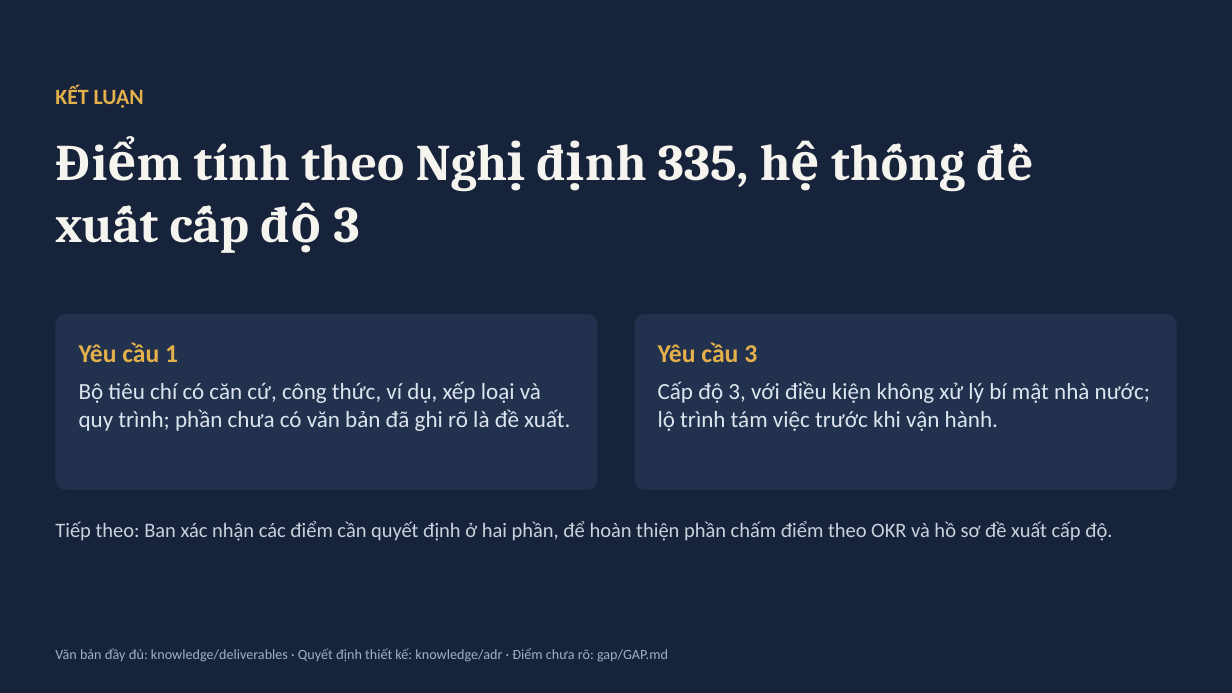
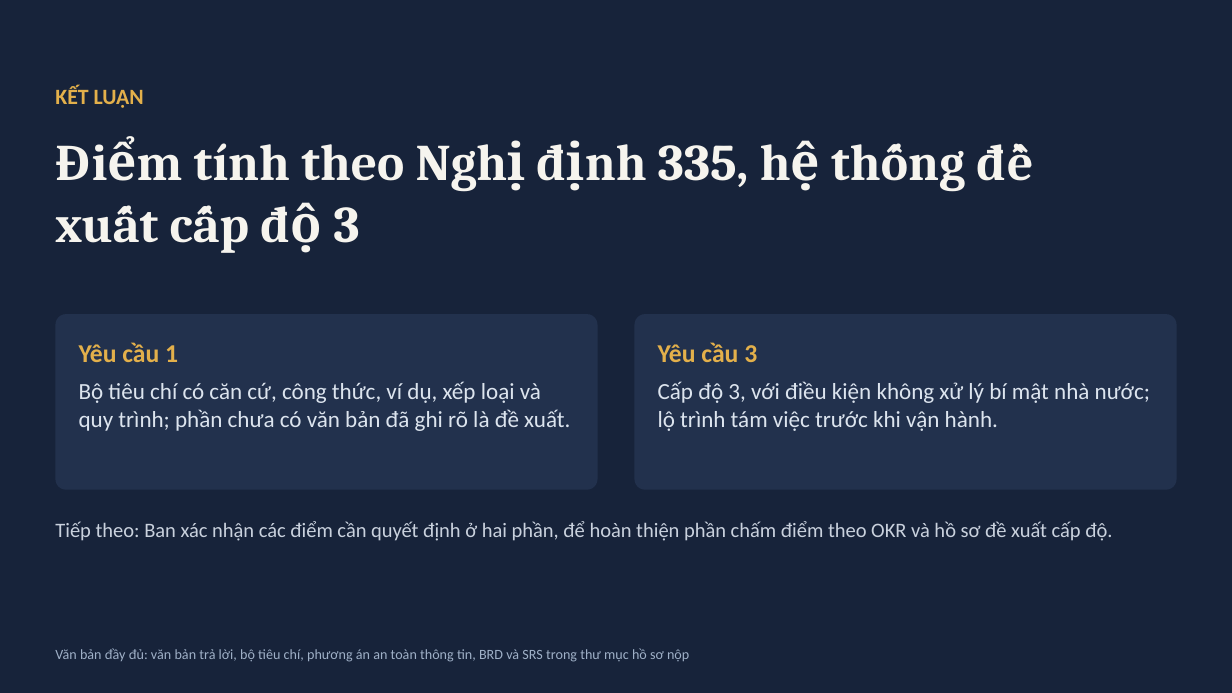
Before and after one commit to tuanhuu3264/btctu-apps, a slide deck: slide 22 of docs/tai_lieu_nop_bai/Slide-thuyet-trinh.pptx. Drawn at 1232x693 pixels with LibreOffice and Linux fonts; fonts in the diff are those of the drawing. Boxes give left, top, right and bottom in pixels: in the first picture for what was removed or moved away, otherwise in the second. Text is boxed around its words. In the diff, an @@ line names an element or a change of style, - is before the commit and + after.

```diff
--- a/docs/tai_lieu_nop_bai/Slide-thuyet-trinh.pptx
+++ b/docs/tai_lieu_nop_bai/Slide-thuyet-trinh.pptx
@@ text at (x1=55, y1=648, x2=689, y2=662): text changed @@
-Văn bản đầy đủ: knowledge/deliverables · Quyết định thiết kế: knowledge/adr · Điểm chưa rõ: gap/GAP.md
+Văn bản đầy đủ: văn bản trả lời, bộ tiêu chí, phương án an toàn thông tin, BRD và SRS trong thư mục hồ sơ nộp
```
Also in this commit, not shown: 7 other slides changed, 19 other files.
